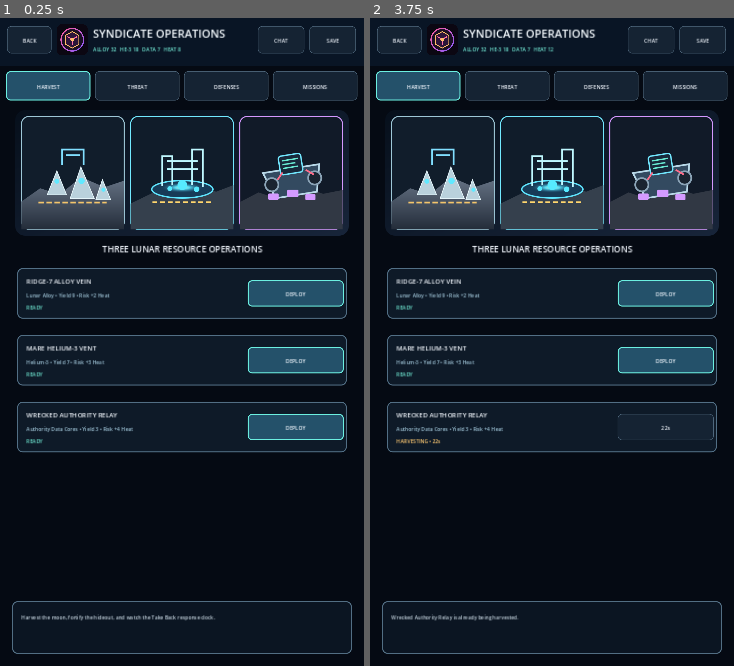
Above: before the commit, frames 1-2 (left to right).
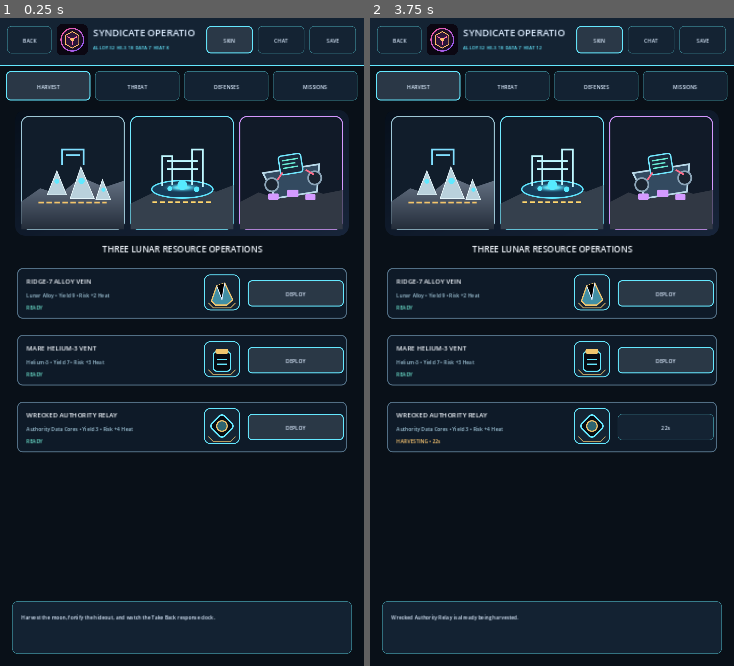
Above: after the commit, the same moments.

Repository: POTD725/Syndicate-Rising
Game: Godot game, scene res://scenes/SyndicateOperations.tscn
Two runs of this game, one before a commit and one after it. Both use one fixed random seed, a clock stepped at 60 frames per second and the inputs below. This scene is started directly instead of the project's main scene.
Inputs (mouse positions are in pixels of both pictures, inside the frame that each line leads up to):
- Up to frame 1 (0.25 s): no input
- Up to frame 2 (3.75 s): tap Enter at 0.5, 2, 3.5 s; move the mouse to (632, 309) at 0.52 s; click (632, 309) at 0.67 s; tap Space at 1.25, 2.75 s; drag from (479, 374) to (533, 471) at 1.27 s; move the mouse to (588, 199) at 2.02 s; click (588, 199) at 2.17 s; drag from (533, 471) to (442, 244) at 2.77 s; move the mouse to (661, 439) at 3.52 s; click (661, 439) at 3.67 s

The runs differ from the first frame. In frame 1, 6.1% of the frame differs, in the area x 0-100%, y 1-99%; in frame 2, 5.0%.

Commit message:
Use fully skinned Operations scene

Diff:
--- a/scenes/SyndicateOperations.tscn
+++ b/scenes/SyndicateOperations.tscn
@@ -1,6 +1,6 @@
 [gd_scene load_steps=2 format=3]
 
-[ext_resource type="Script" path="res://scripts/syndicate_operations.gd" id="1"]
+[ext_resource type="Script" path="res://scripts/syndicate_skinned_operations.gd" id="1"]
 
 [node name="SyndicateOperations" type="Node2D"]
 script = ExtResource("1")
